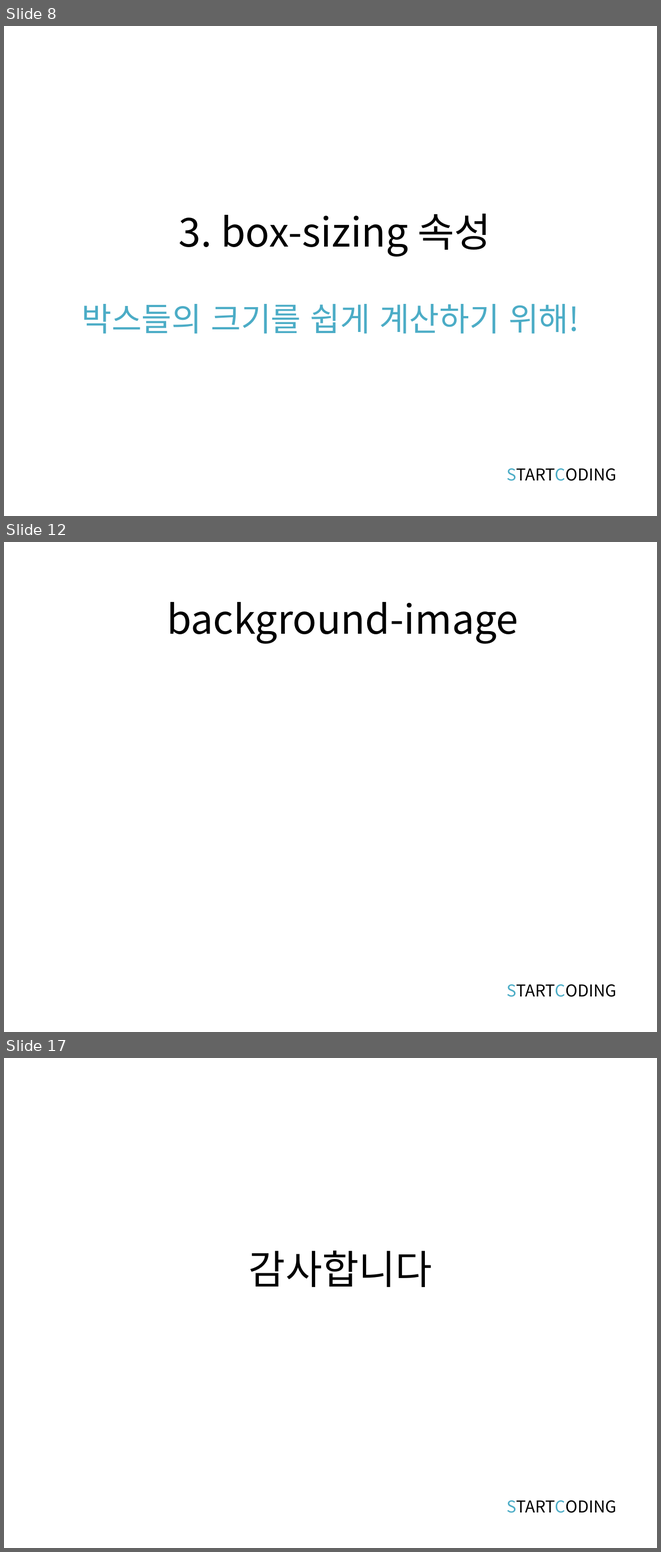
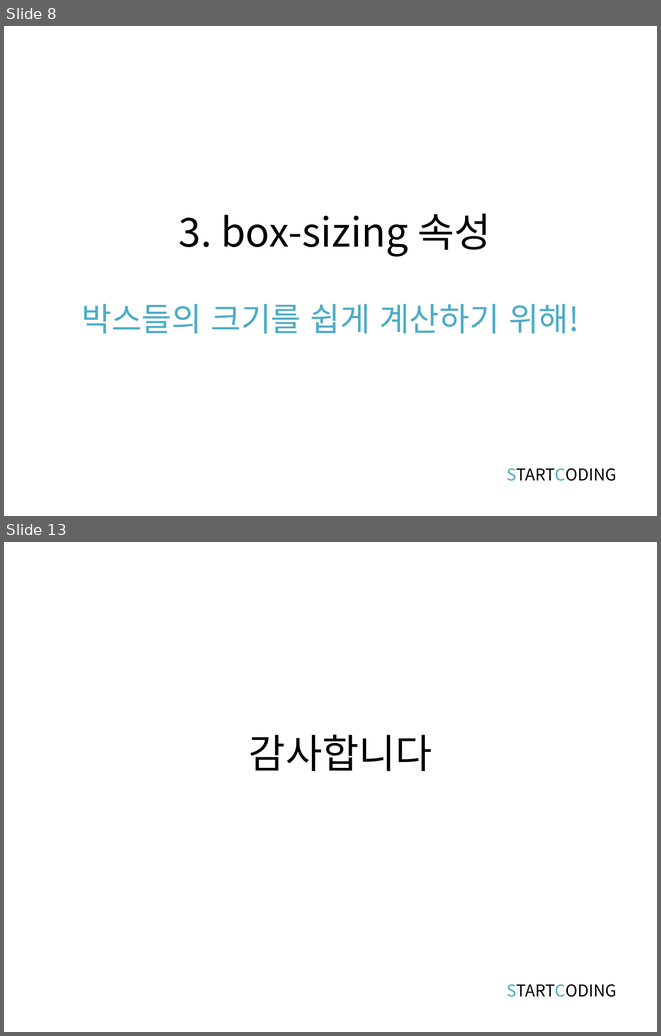
Before and after one commit to kwonkijun/web, a slide deck: 프론트엔드기초(PPT)/CSS3 4강_CSS 박스모델_part2.pptx. Shown one above the other, each under a label of ours: slides 8, 12 and 17 before the commit, slides 8 and 13 after it; the slides between them are not shown. The pictures are 661x1552 and 661x1036 pixels, drawn with LibreOffice and Linux fonts; fonts in the diff are those of the drawing. Boxes give left, top, right and bottom in pixels: in the first picture for what was removed or moved away, otherwise in the second. Text is boxed around its words. In the diff, an @@ line names an element or a change of style, - is before the commit and + after.

```diff
--- a/프론트엔드기초(PPT)/CSS3 4강_CSS 박스모델_part2.pptx
+++ b/프론트엔드기초(PPT)/CSS3 4강_CSS 박스모델_part2.pptx
@@ slide 12 removed at (4, 542, 657, 1032), background #FFFFFF @@
@@ title removed at (167, 602, 519, 644) @@
-background-image
@@ text removed at (506, 984, 617, 997) @@
-STARTCODING
@@ what was slide 17 is now slide 13 @@
```
Also in this commit, not shown: 4 slides changed, 3 other slides removed, 34 other files.
